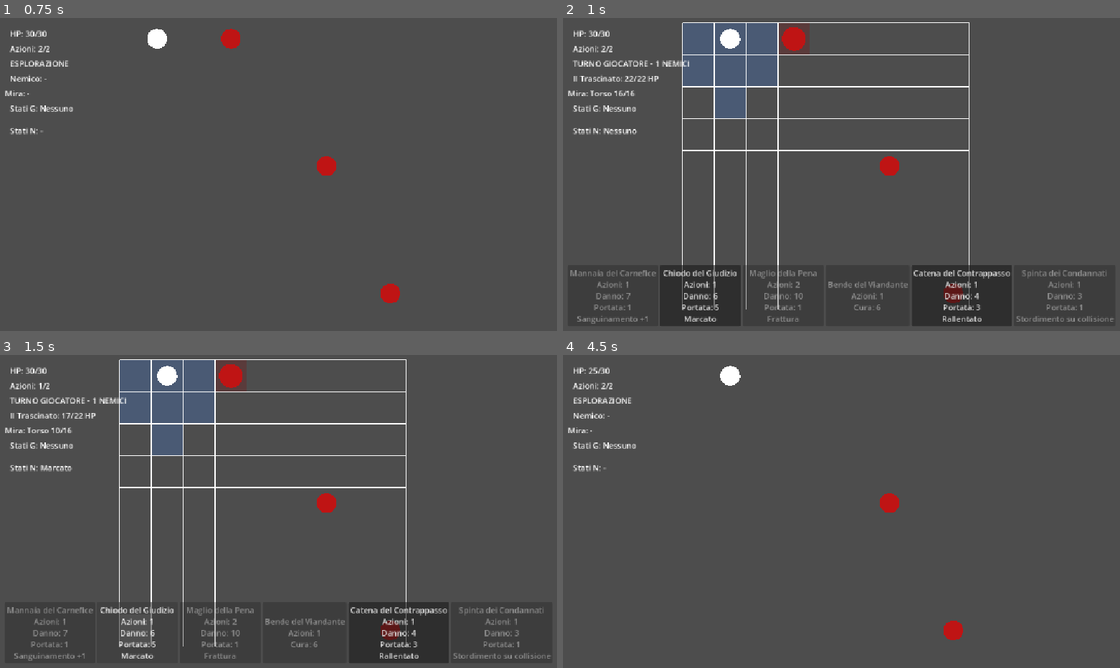
Above: before the commit, frames 1-4 (two rows, left to right).
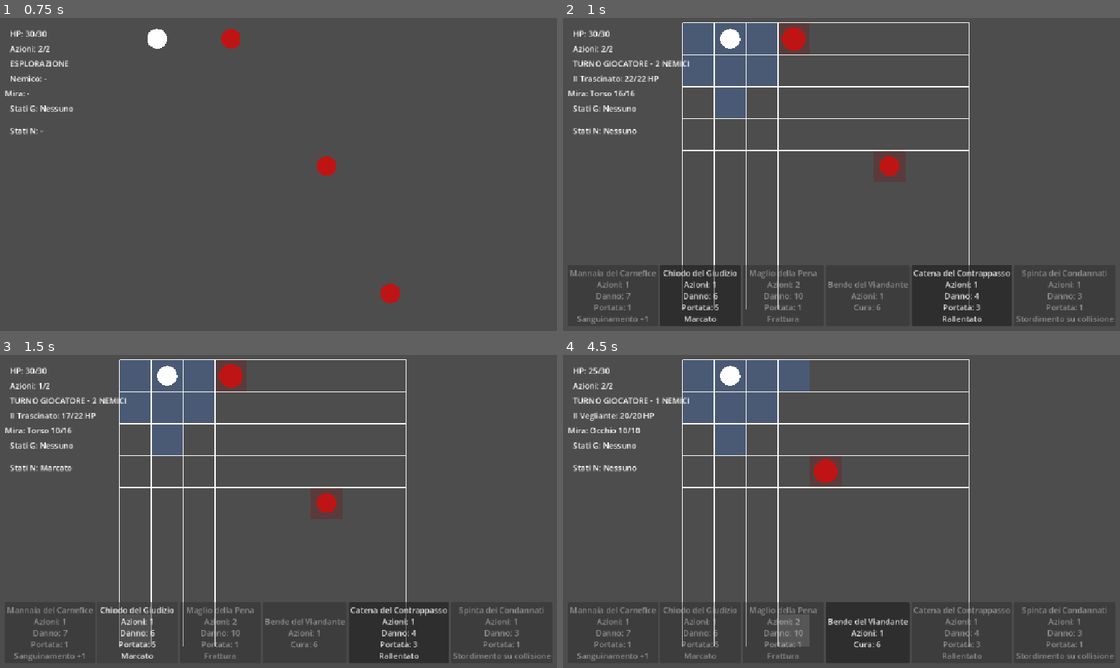
Above: after the commit, the same moments.

Repository: Chivas1504/Gioco
Game: Godot game, scene res://scenes/game.tscn
Same seed, same stepped clock (60 frames per second), same inputs: the game is played once before the commit and once after it.
Inputs (mouse positions are in pixels of both pictures, inside the frame that each line leads up to):
- Up to frame 1 (0.75 s): tap Enter at 0.5 s; move the mouse to (406, 158) at 0.52 s; hold D (move_right) from 0.53 s (still down); tap Q at 0.6 s; click (406, 158) at 0.67 s
- Up to frame 2 (1 s): keep holding D (move_right)
- Up to frame 3 (1.5 s): release D (move_right) at 1.25 s; click "Chiodo del Giudizio Azioni: 1…" at 1.25 s
- Up to frame 4 (4.5 s): click "Catena del Contrappasso Azion…" at 2 s; click "Bende del Viandante Azioni: 1…" at 2.75 s; click "Mannaia del Carnefice Azioni:…" at 3.5 s; click "Maglio della Pena Azioni: 2 D…" at 4.25 s

Frame 1 is identical in both runs. In frame 2, 0.2% of the frame differs, in the area x 16-72%, y 13-92%; in frame 3, 0.2%; in frame 4, 11%, in the area x 1-99%, y 1-99%.

Commit message:
Add combat room groups and hide inactive enemies

Diff:
--- a/scripts/combat/combat_participant_system.gd
+++ b/scripts/combat/combat_participant_system.gd
@@ -5,7 +5,7 @@
 static func build_combat_group(
 	trigger_enemy: EnemyUnit,
 	all_enemies: Array[EnemyUnit],
-	join_range: float
+	enemy_combat_groups: Dictionary
 ) -> Array[EnemyUnit]:
 	var result: Array[EnemyUnit] = []
 
@@ -15,36 +15,51 @@
 	if trigger_enemy.is_dead():
 		return result
 
-	result.append(
+	if not enemy_combat_groups.has(
 		trigger_enemy
+	):
+		result.append(
+			trigger_enemy
+		)
+
+		return result
+
+	var trigger_group_id: String = str(
+		enemy_combat_groups[
+			trigger_enemy
+		]
 	)
 
-	var index: int = 0
+	if trigger_group_id.is_empty():
+		result.append(
+			trigger_enemy
+		)
 
-	while index < result.size():
-		var source_enemy: EnemyUnit = result[index]
+		return result
 
-		for candidate in all_enemies:
-			if candidate == null:
-				continue
+	for enemy_unit in all_enemies:
+		if enemy_unit == null:
+			continue
 
-			if candidate.is_dead():
-				continue
+		if enemy_unit.is_dead():
+			continue
 
-			if candidate in result:
-				continue
+		if not enemy_combat_groups.has(
+			enemy_unit
+		):
+			continue
 
-			var distance: float = (
-				source_enemy.global_position.distance_to(
-					candidate.global_position
-				)
-			)
+		var enemy_group_id: String = str(
+			enemy_combat_groups[
+				enemy_unit
+			]
+		)
 
-			if distance <= join_range:
-				result.append(
-					candidate
-				)
+		if enemy_group_id != trigger_group_id:
+			continue
 
-		index += 1
+		result.append(
+			enemy_unit
+		)
 
 	return result
--- a/scripts/combat/encounter_data.gd
+++ b/scripts/combat/encounter_data.gd
@@ -5,13 +5,16 @@
 class EncounterEnemy:
 	var enemy_id: String = ""
 	var spawn_cell: Vector2i = Vector2i.ZERO
+	var combat_group_id: String = ""
 
 	func _init(
 		new_enemy_id: String = "",
-		new_spawn_cell: Vector2i = Vector2i.ZERO
+		new_spawn_cell: Vector2i = Vector2i.ZERO,
+		new_combat_group_id: String = ""
 	) -> void:
 		enemy_id = new_enemy_id
 		spawn_cell = new_spawn_cell
+		combat_group_id = new_combat_group_id
 
 
 var encounter_id: String = ""
@@ -30,17 +33,17 @@
 
 func add_enemy(
 	enemy_id: String,
-	spawn_cell: Vector2i
+	spawn_cell: Vector2i,
+	combat_group_id: String = ""
 ) -> void:
-	var enemy_entry: EncounterEnemy = (
-		EncounterEnemy.new(
-			enemy_id,
-			spawn_cell
-		)
+	var encounter_enemy := EncounterEnemy.new(
+		enemy_id,
+		spawn_cell,
+		combat_group_id
 	)
 
 	enemies.append(
-		enemy_entry
+		encounter_enemy
 	)
 
 
--- a/scripts/combat/encounter_database.gd
+++ b/scripts/combat/encounter_database.gd
@@ -29,17 +29,20 @@
 
 	encounter.add_enemy(
 		EnemyDatabase.TRASCINATO,
-		Vector2i(3, 0)
+		Vector2i(3, 0),
+		"room_a"
 	)
 
 	encounter.add_enemy(
 		EnemyDatabase.VEGLIANTE,
-		Vector2i(6, 4)
+		Vector2i(6, 4),
+		"room_a"
 	)
 
 	encounter.add_enemy(
 		EnemyDatabase.SORDO,
-		Vector2i(8, 8)
+		Vector2i(8, 8),
+		"room_b"
 	)
 
 	return encounter
--- a/scripts/core/game.gd
+++ b/scripts/core/game.gd
@@ -26,12 +26,10 @@
 
 const EXPLORATION_MOVE_SPEED := 220.0
 
-const COMBAT_JOIN_RANGE := 260.0
 const COMBAT_MOVE_RANGE := 2
-
 const PLAYER_MAX_ACTIONS := 2
+
 const PLAYER_MAX_HP := 30
-
 const COLLISION_DAMAGE := 2
 
 
@@ -49,6 +47,8 @@
 var active_combat_enemies: Array[EnemyUnit] = []
 
 var enemy_cells: Dictionary = {}
+var enemy_combat_groups: Dictionary = {}
+
 
 var selected_enemy: EnemyUnit
 var selected_body_part_index: int = 0
@@ -174,7 +174,7 @@
 		CombatParticipantSystem.build_combat_group(
 			trigger_enemy,
 			enemy_units,
-			COMBAT_JOIN_RANGE
+			enemy_combat_groups
 		)
 	)
 
@@ -183,6 +183,22 @@
 
 	selected_enemy = trigger_enemy
 	selected_body_part_index = 0
+
+	var group_id: String = ""
+
+	if enemy_combat_groups.has(
+		trigger_enemy
+	):
+		group_id = str(
+			enemy_combat_groups[
+				trigger_enemy
+			]
+		)
+
+	print(
+		"Gruppo di combattimento: ",
+		group_id
+	)
 
 	print(
 		"Nemici entrati nel combattimento: ",
@@ -228,9 +244,10 @@
 	selected_enemy = null
 	selected_body_part_index = 0
 
+	_update_enemy_visibility()
 	_update_enemy_selection_visuals()
+	_update_grid_occupancy()
 	_update_ui()
-
 
 func _enter_combat_mode() -> void:
 	if player_is_dead:
@@ -259,6 +276,7 @@
 			_get_first_alive_combat_enemy()
 		)
 
+	_update_enemy_visibility()
 	_update_grid_occupancy()
 	_update_enemy_selection_visuals()
 
@@ -270,7 +288,6 @@
 	noise_system.clear_world_noise()
 
 	_begin_player_activation()
-
 
 func _snap_player_to_combat_grid() -> void:
 	var player_position_relative_to_grid: Vector2 = (
@@ -398,7 +415,9 @@
 func _setup_enemies() -> void:
 	enemy_units.clear()
 	active_combat_enemies.clear()
+
 	enemy_cells.clear()
+	enemy_combat_groups.clear()
 
 	var encounter: EncounterData = (
 		EncounterDatabase.get_encounter(
@@ -410,6 +429,7 @@
 		push_error(
 			"Impossibile caricare l'incontro."
 		)
+
 		return
 
 	for index in range(
@@ -421,6 +441,9 @@
 			)
 		)
 
+		if encounter_enemy == null:
+			continue
+
 		var enemy_data: EnemyData = (
 			EnemyDatabase.get_enemy(
 				encounter_enemy.enemy_id
@@ -447,6 +470,10 @@
 		enemy_cells[
 			enemy_unit
 		] = encounter_enemy.spawn_cell
+
+		enemy_combat_groups[
+			enemy_unit
+		] = encounter_enemy.combat_group_id
 
 		enemy_unit.position = (
 			grid.position
@@ -545,6 +572,7 @@
 		_select_enemy(
 			clicked_enemy
 		)
+
 		return
 
 	if not grid.is_cell_walkable(
@@ -563,9 +591,8 @@
 		return
 
 	var distance: int = path.size() - 1
-	var move_range: int = _get_player_move_range()
-
-	if distance > move_range:
+
+	if distance > _get_player_move_range():
 		return
 
 	current_path = path
@@ -605,7 +632,9 @@
 		if enemy_unit.is_dead():
 			continue
 
-		if _get_enemy_cell(enemy_unit) == cell:
+		if _get_enemy_cell(
+			enemy_unit
+		) == cell:
 			return enemy_unit
 
 	return null
@@ -666,7 +695,10 @@
 			and enemy_unit == selected_enemy
 			and enemy_unit in active_combat_enemies
 		):
-			enemy_unit.scale = Vector2(1.20, 1.20)
+			enemy_unit.scale = Vector2(
+				1.20,
+				1.20
+			)
 		else:
 			enemy_unit.scale = Vector2.ONE
 
@@ -688,7 +720,9 @@
 	selected_body_part_index -= 1
 
 	if selected_body_part_index < 0:
-		selected_body_part_index = parts.size() - 1
+		selected_body_part_index = (
+			parts.size() - 1
+		)
 
 	_update_ui()
 
@@ -812,7 +846,9 @@
 		return false
 
 	if card.healing > 0:
-		return player_hp < PLAYER_MAX_HP
+		return (
+			player_hp < PLAYER_MAX_HP
+		)
 
 	if selected_enemy == null:
 		return false
@@ -856,7 +892,9 @@
 func _get_effective_card_range(
 	card: CardData
 ) -> int:
-	var effective_range: int = card.attack_range
+	var effective_range: int = (
+		card.attack_range
+	)
 
 	if (
 		"Distanza" in card.tags
@@ -903,6 +941,7 @@
 		_use_healing_card(
 			card
 		)
+
 		return
 
 	_use_attack_card(
@@ -929,6 +968,7 @@
 			card,
 			modified_damage
 		)
+
 		return
 
 	target_enemy.take_vitality_damage(
@@ -946,6 +986,7 @@
 		_finish_player_action(
 			card.action_cost
 		)
+
 		return
 
 	_apply_card_effects(
@@ -999,6 +1040,7 @@
 		_finish_player_action(
 			card.action_cost
 		)
+
 		return
 
 	_apply_card_effects(
@@ -1272,6 +1314,7 @@
 
 	if player_hp <= 0:
 		_player_died()
+
 		return false
 
 	if bool(
@@ -1311,6 +1354,7 @@
 
 	if player_hp <= 0:
 		_player_died()
+
 		return false
 
 	return true
@@ -1368,6 +1412,7 @@
 		)
 
 		_run_next_enemy_turn()
+
 		return
 
 	var enemy_cell: Vector2i = (
@@ -1556,10 +1601,14 @@
 
 		return
 
-	var max_steps: int = path.size() - 1
+	var max_steps: int = (
+		path.size() - 1
+	)
 
 	if target_cell == player_cell:
-		max_steps = path.size() - 2
+		max_steps = (
+			path.size() - 2
+		)
 
 	var steps_to_move: int = mini(
 		move_range,
@@ -1701,6 +1750,7 @@
 
 	if player_hp <= 0:
 		_player_died()
+
 		return
 
 	_finish_single_enemy_turn(
@@ -1729,6 +1779,7 @@
 
 	if player_hp <= 0:
 		_player_died()
+
 		return
 
 	_finish_single_enemy_turn(
@@ -1839,6 +1890,7 @@
 func _update_combat_display() -> void:
 	if not _is_combat_mode():
 		grid.clear_reachable_cells()
+
 		return
 
 	var reachable: Array[Vector2i] = (
@@ -1904,7 +1956,10 @@
 		selected_enemy == null
 		or selected_enemy.is_dead()
 	):
-		enemy_status_label.text = "Stati N: -"
+		enemy_status_label.text = (
+			"Stati N: -"
+		)
+
 		return
 
 	enemy_status_label.text = (
@@ -1919,16 +1974,24 @@
 func _update_ui() -> void:
 	hp_label.text = (
 		"HP: "
-		+ str(player_hp)
+		+ str(
+			player_hp
+		)
 		+ "/"
-		+ str(PLAYER_MAX_HP)
+		+ str(
+			PLAYER_MAX_HP
+		)
 	)
 
 	actions_label.text = (
 		"Azioni: "
-		+ str(player_actions_remaining)
+		+ str(
+			player_actions_remaining
+		)
 		+ "/"
-		+ str(PLAYER_MAX_ACTIONS)
+		+ str(
+			PLAYER_MAX_ACTIONS
+		)
 	)
 
 	if (
@@ -1939,9 +2002,13 @@
 		enemy_hp_label.text = (
 			selected_enemy.get_enemy_name()
 			+ ": "
-			+ str(selected_enemy.get_hp())
+			+ str(
+				selected_enemy.get_hp()
+			)
 			+ "/"
-			+ str(selected_enemy.get_max_hp())
+			+ str(
+				selected_enemy.get_max_hp()
+			)
 			+ " HP"
 		)
 
@@ -1950,7 +2017,9 @@
 		)
 
 		if selected_part.is_empty():
-			target_part_label.text = "Mira: -"
+			target_part_label.text = (
+				"Mira: -"
+			)
 		else:
 			target_part_label.text = (
 				"Mira: "
@@ -1970,21 +2039,32 @@
 			)
 
 	else:
-		enemy_hp_label.text = "Nemico: -"
-		target_part_label.text = "Mira: -"
+		enemy_hp_label.text = (
+			"Nemico: -"
+		)
+
+		target_part_label.text = (
+			"Mira: -"
+		)
 
 	_update_status_labels()
 	_refresh_card_bar()
 	_update_enemy_selection_visuals()
 
 	if player_is_dead:
-		state_label.text = "MORTO"
+		state_label.text = (
+			"MORTO"
+		)
 
 	elif _all_encounter_enemies_dead():
-		state_label.text = "AREA RIPULITA"
+		state_label.text = (
+			"AREA RIPULITA"
+		)
 
 	elif enemy_is_moving:
-		state_label.text = "TURNO NEMICI"
+		state_label.text = (
+			"TURNO NEMICI"
+		)
 
 	elif _is_combat_mode():
 		state_label.text = (
@@ -1996,7 +2076,9 @@
 		)
 
 	else:
-		state_label.text = "ESPLORAZIONE"
+		state_label.text = (
+			"ESPLORAZIONE"
+		)
 
 
 func _count_alive_combat_enemies() -> int:
@@ -2007,3 +2089,16 @@
 			count += 1
 
 	return count
+
+func _update_enemy_visibility() -> void:
+	for enemy_unit in enemy_units:
+		if enemy_unit.is_dead():
+			enemy_unit.visible = false
+			continue
+
+		if _is_combat_mode():
+			enemy_unit.visible = (
+				enemy_unit in active_combat_enemies
+			)
+		else:
+			enemy_unit.visible = true
